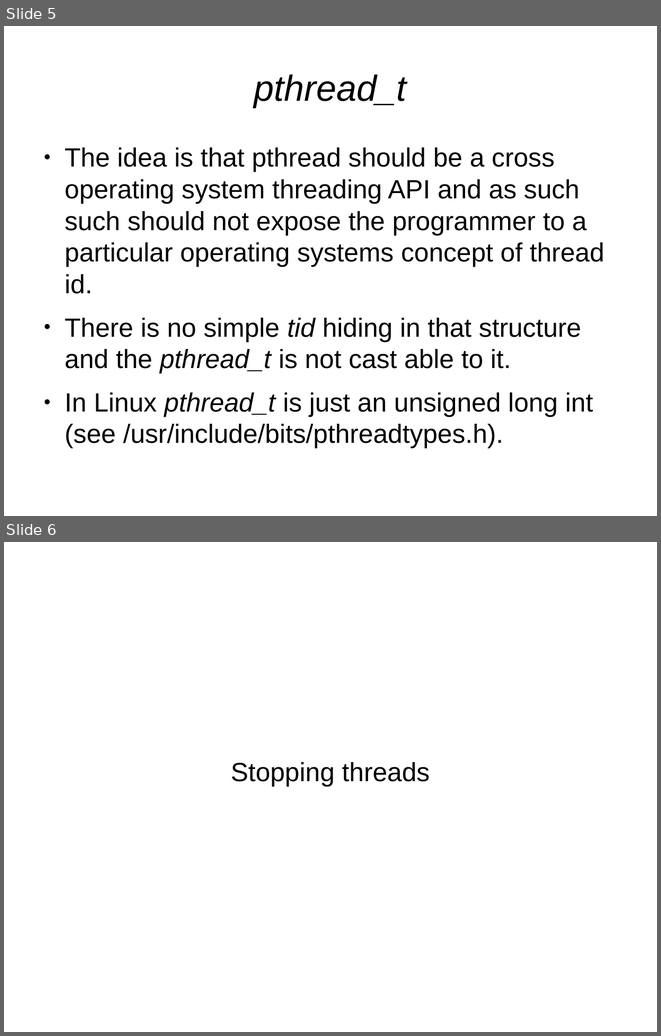
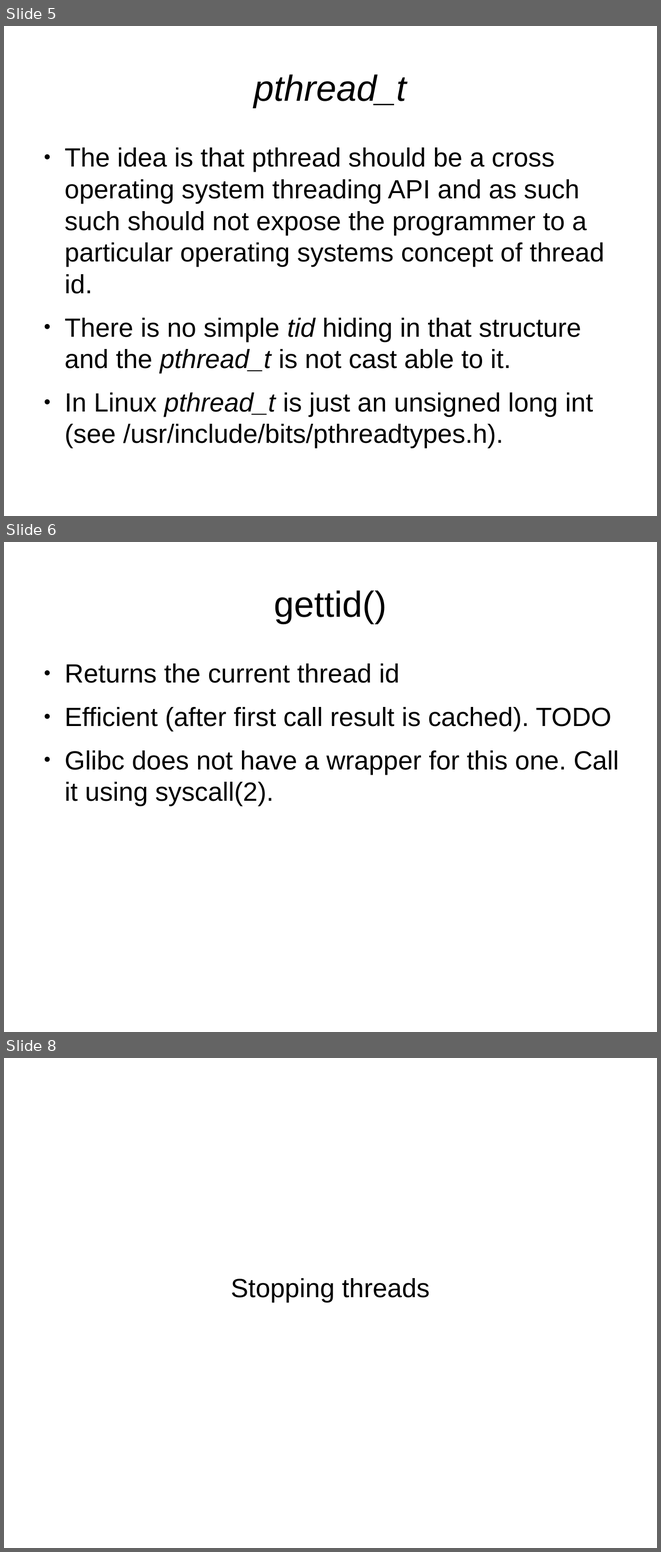
Before and after one commit to veltzer/demos, a slide deck: cpp/src/user_space/threading/pthreads_linux.odp. Shown one above the other, each under a label of ours: slides 5 and 6 before the commit, slides 5, 6 and 8 after it; the slides between them are not shown. The pictures are 661x1036 and 661x1552 pixels, drawn with LibreOffice and Linux fonts; fonts in the diff are those of the drawing. Boxes give left, top, right and bottom in pixels: in the first picture for what was removed or moved away, otherwise in the second. Text is boxed around its words. In the diff, an @@ line names an element or a change of style, - is before the commit and + after.

```diff
--- a/cpp/src/user_space/threading/pthreads_linux.odp
+++ b/cpp/src/user_space/threading/pthreads_linux.odp
@@ slide 6 added at box(4, 542, 657, 1032), background #FFFFFF @@
@@ title added at box(274, 590, 387, 623), 44 pt, text #000000 @@
+gettid()
@@ text added at box(64, 663, 619, 806), 32 pt, text #000000 @@
+● Returns the current thread id
+● Efficient (after first call result is cached). TODO
+● Glibc does not have a wrapper for this one. Call it using syscall(2).
@@ what was slide 6 is now slide 8 @@
```
Also in this commit, not shown: 1 other slide added, 3 other files.
